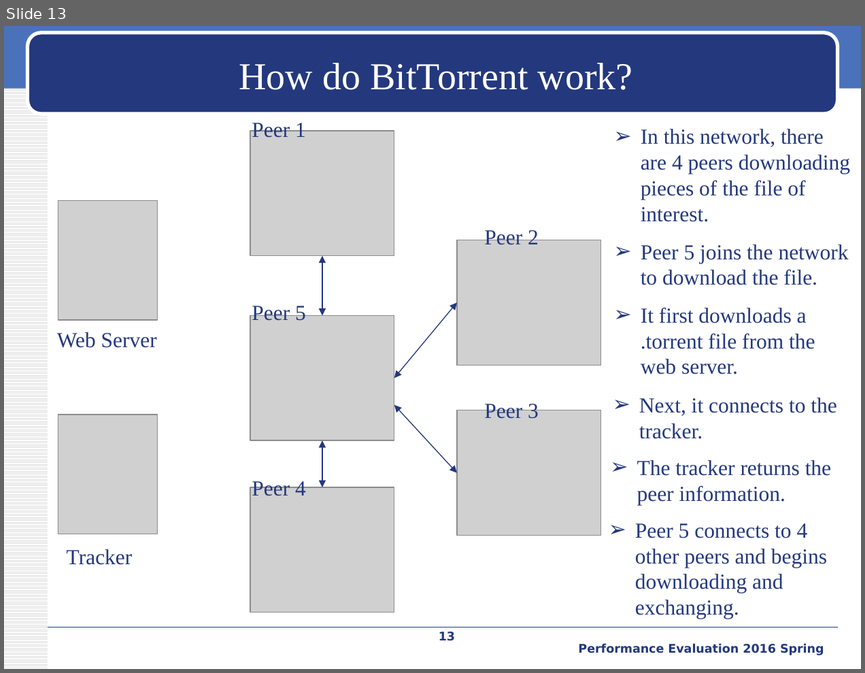
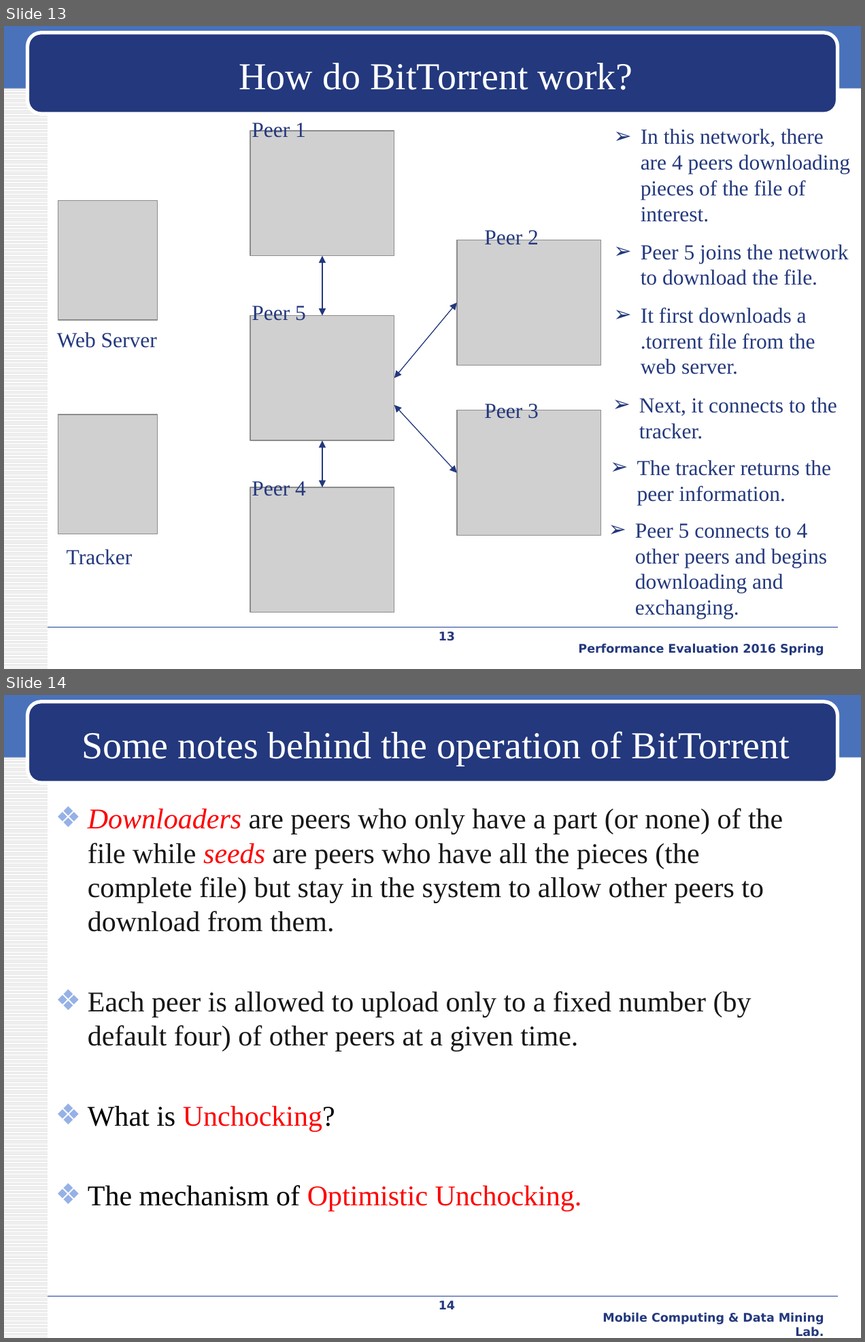
Before and after one commit to iamyuanchung/PE_104_2, a slide deck: final/BT-like-peer2peer.pptx. Shown one above the other, each under a label of ours: slide 13 before the commit, slides 13 and 14 after it. The pictures are 865x673 and 865x1342 pixels, drawn with LibreOffice and Linux fonts; fonts in the diff are those of the drawing; grey boxes stand for pictures; background and template pictures are left out. Boxes give left, top, right and bottom in pixels: in the first picture for what was removed or moved away, otherwise in the second. Text is boxed around its words. In the diff, an @@ line names an element or a change of style, - is before the commit and + after.

Commit message:
add optimistic unchocking

```diff
--- a/final/BT-like-peer2peer.pptx
+++ b/final/BT-like-peer2peer.pptx
@@ slide 14 added at <box>4,695,861,1338</box>, background #FFFFFF; not listed: 4 template elements that a slide beside it also shows @@
@@ title added at <box>82,731,789,765</box>, 32 pt, text #FFFFFF @@
+Some notes behind the operation of BitTorrent
@@ text added at <box>88,808,783,1211</box>, 24 pt, text #161616 @@
+❖ Downloaders are peers who only have a part (or none) of the file while seeds are peers who have all the pieces (the complete file) but stay in the system to allow other peers to download from them.
+❖ Each peer is allowed to upload only to a fixed number (by default four) of other peers at a given time.
+❖ What is Unchocking?
+❖ The mechanism of Optimistic Unchocking.
@@ page number added at <box>439,1300,455,1309</box>, 10 pt, text #23387D, bold @@
+14
@@ text added at <box>602,1312,824,1336</box>, 10 pt, text #23387D, bold @@
+Mobile Computing & Data Mining Lab.
```
